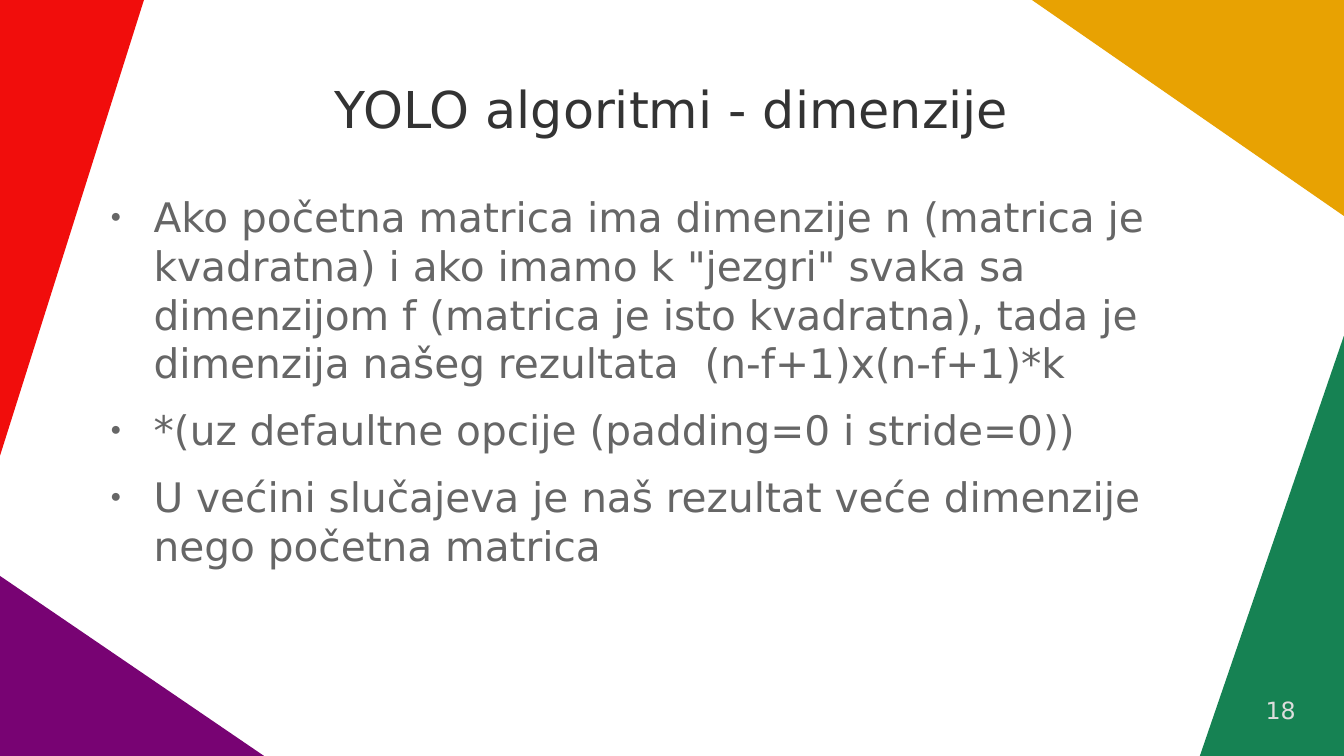
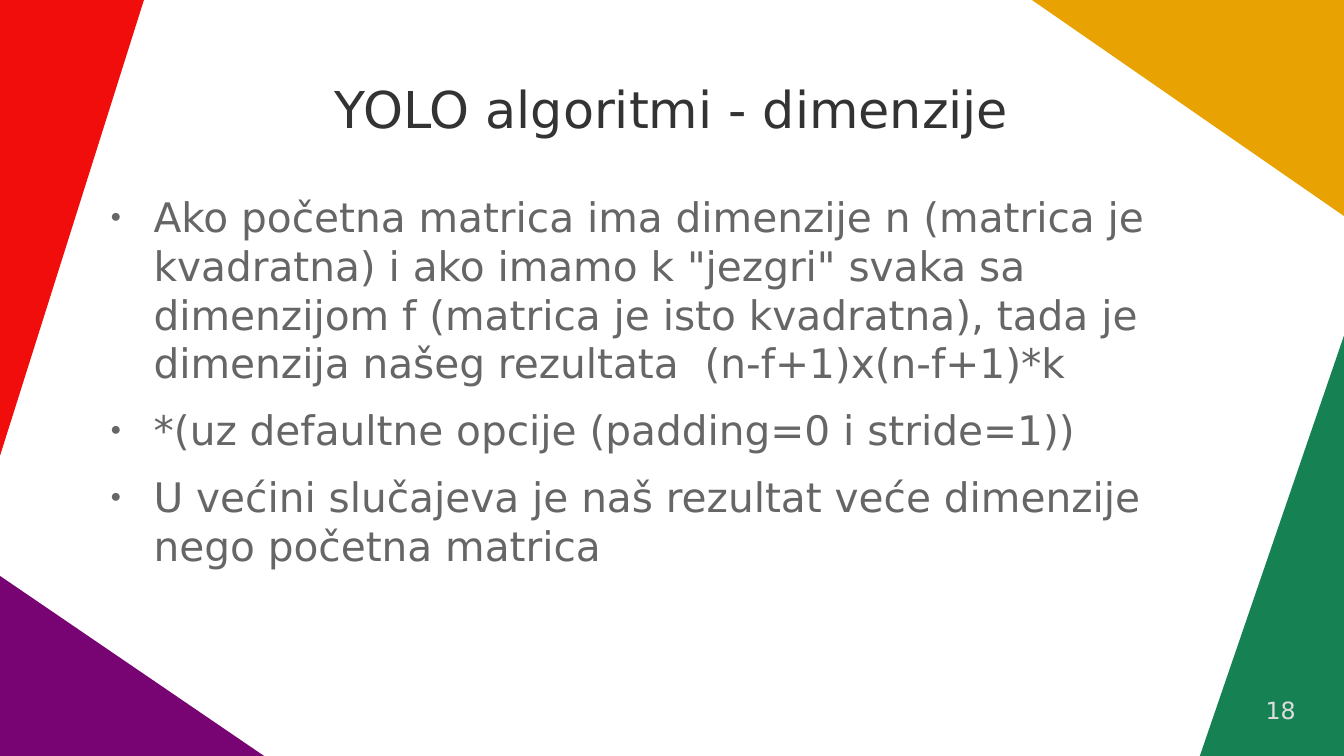
Before and after one commit to VidJoha/Seminar---CNN-i-YOLO-algoritmi, a slide deck: slide 18 of Konvolucijske neuralne mreže.odp. Drawn at 1344x756 pixels with LibreOffice and Linux fonts; fonts in the diff are those of the drawing. Boxes give left, top, right and bottom in pixels: in the first picture for what was removed or moved away, otherwise in the second. Text is boxed around its words. In the diff, an @@ line names an element or a change of style, - is before the commit and + after.

```diff
--- a/Konvolucijske neuralne mreže.odp
+++ b/Konvolucijske neuralne mreže.odp
@@ text at (154, 414, 1074, 454): text changed @@
-● *(uz defaultne opcije (padding=0 i stride=0))
+● *(uz defaultne opcije (padding=0 i stride=1))
```
Also in this commit, not shown: 5 other slides changed, 1 slide removed, 1 other file.
